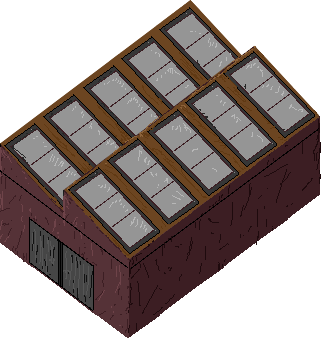
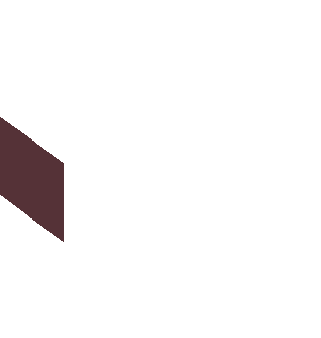
Layered file, before and after one edit (321px x 338px). Changes by layer:
showed group "Templates" (5 layers) over box(0, 45, 320, 290)
hid "Layer 1" over box(0, 28, 321, 333)
hid "Layer 10 copy" over box(0, 0, 320, 338)
